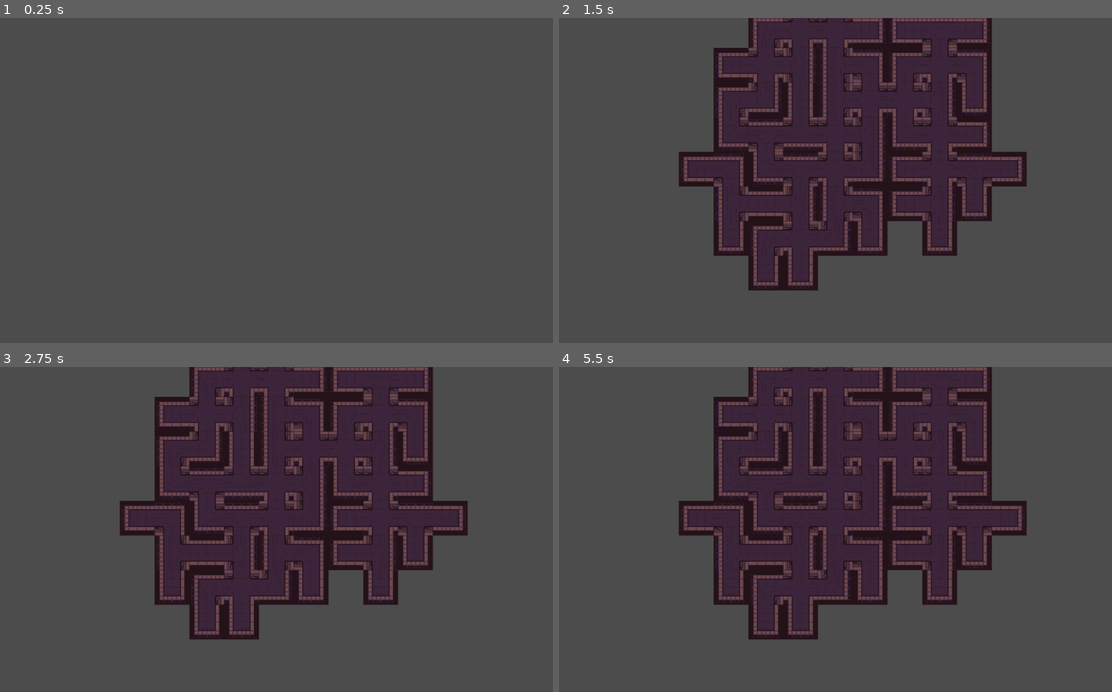
Above: before the commit, frames 1-4 (two rows, left to right).
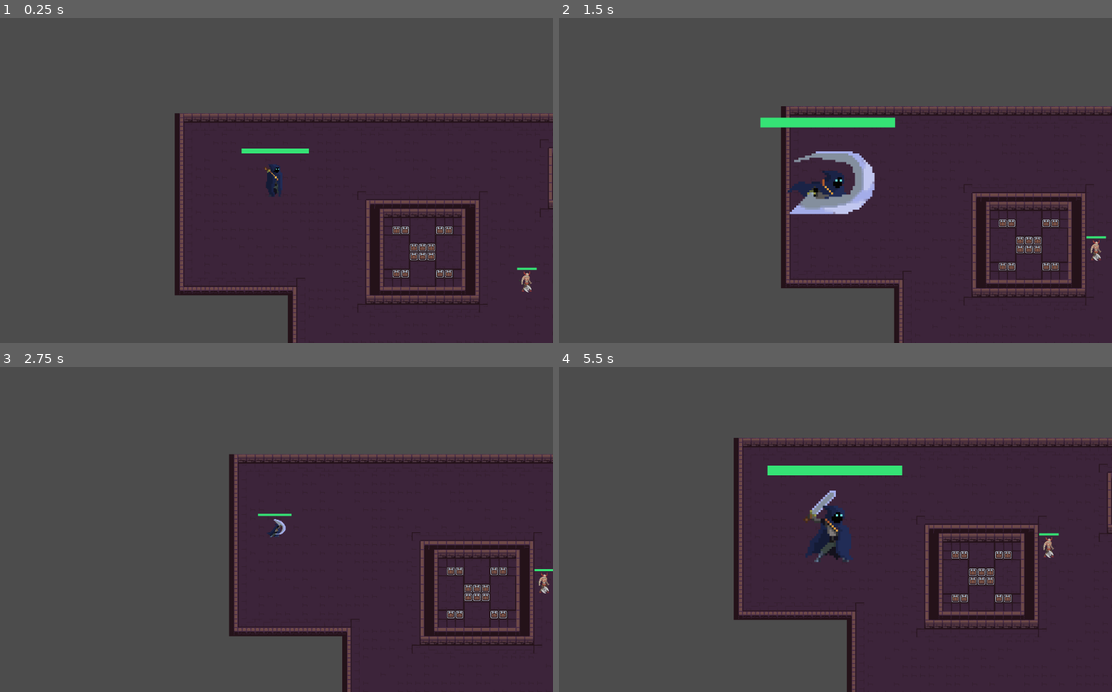
Above: after the commit, the same moments.

Repository: ardilom/CC5408
Game: Godot game, scene res://Scene/Mapa_demo.tscn
The game is run twice, just before and just after one commit, with the same random seed, the same clock (stepped at 60 frames per second) and the same inputs. Before the commit the project starts from res://Scene/MapGen.tscn.
Inputs (mouse positions are in pixels of both pictures, inside the frame that each line leads up to):
- Up to frame 1 (0.25 s): no input
- Up to frame 2 (1.5 s): move the mouse to (957, 164) at 0.52 s; hold A (bigger) 0.53-1.28 s; move the mouse to (724, 196) at 1.27 s; click (724, 196) at 1.35 s
- Up to frame 3 (2.75 s): move the mouse to (331, 458) at 2.02 s; hold S (smaller) from 2.03 s (still down)
- Up to frame 4 (5.5 s): move the mouse to (807, 594) at 2.77 s; release S (smaller) at 2.78 s; tap A (bigger) at 2.85 s; move the mouse to (1001, 578) at 3.52 s; click (1001, 578) at 3.6 s; move the mouse to (664, 480) at 4.27 s; tap S (smaller) at 4.35 s; move the mouse to (863, 529) at 5.02 s; hold A (bigger) from 5.03 s (still down)

The runs differ from the first frame. In frame 1, 44% of the frame differs, in the area x 31-100%, y 29-100%; in frame 2, 49%, in the area x 21-100%, y 0-100%; in frame 3, 47%; in frame 4, 48%.

Commit message:
camara

Diff:
--- a/Scene/Character.tscn
+++ b/Scene/Character.tscn
@@ -12,7 +12,7 @@
 bg_color = Color( 0.976471, 0.403922, 0.403922, 1 )
 
 [sub_resource type="RectangleShape2D" id=3]
-extents = Vector2( 17.6259, 27.421 )
+extents = Vector2( 17.781, 12.936 )
 
 [sub_resource type="CircleShape2D" id=4]
 radius = 8.38987
@@ -42,9 +42,6 @@
 "player",
 ]]
 script = ExtResource( 2 )
-__meta__ = {
-"_edit_group_": true
-}
 
 [node name="ProgressBar" type="ProgressBar" parent="."]
 margin_left = -61.0
@@ -62,11 +59,13 @@
 }
 
 [node name="CollisionShape2D" type="CollisionShape2D" parent="."]
+position = Vector2( 0, 18 )
 shape = SubResource( 3 )
 
 [node name="AttackArea" type="Area2D" parent="."]
 
 [node name="CollisionShape2D" type="CollisionShape2D" parent="AttackArea"]
+visible = false
 scale = Vector2( 8, 8 )
 shape = SubResource( 4 )
 
@@ -86,4 +85,10 @@
 tree_root = SubResource( 9 )
 anim_player = NodePath("../AnimationPlayer")
 parameters/playback = SubResource( 10 )
+
+[node name="Camera2D" type="Camera2D" parent="."]
+current = true
+smoothing_enabled = true
+smoothing_speed = 20.0
+editor_draw_drag_margin = true
 [connection signal="body_entered" from="AttackArea" to="." method="_on_AttackArea_body_entered"]
--- a/project.godot
+++ b/project.godot
@@ -16,7 +16,7 @@
 [application]
 
 config/name="TallerVideojuegos_Prototype"
-run/main_scene="res://Scene/MapGen.tscn"
+run/main_scene="res://Scene/Mapa_demo.tscn"
 config/icon="res://icon.png"
 
 [importer_defaults]
